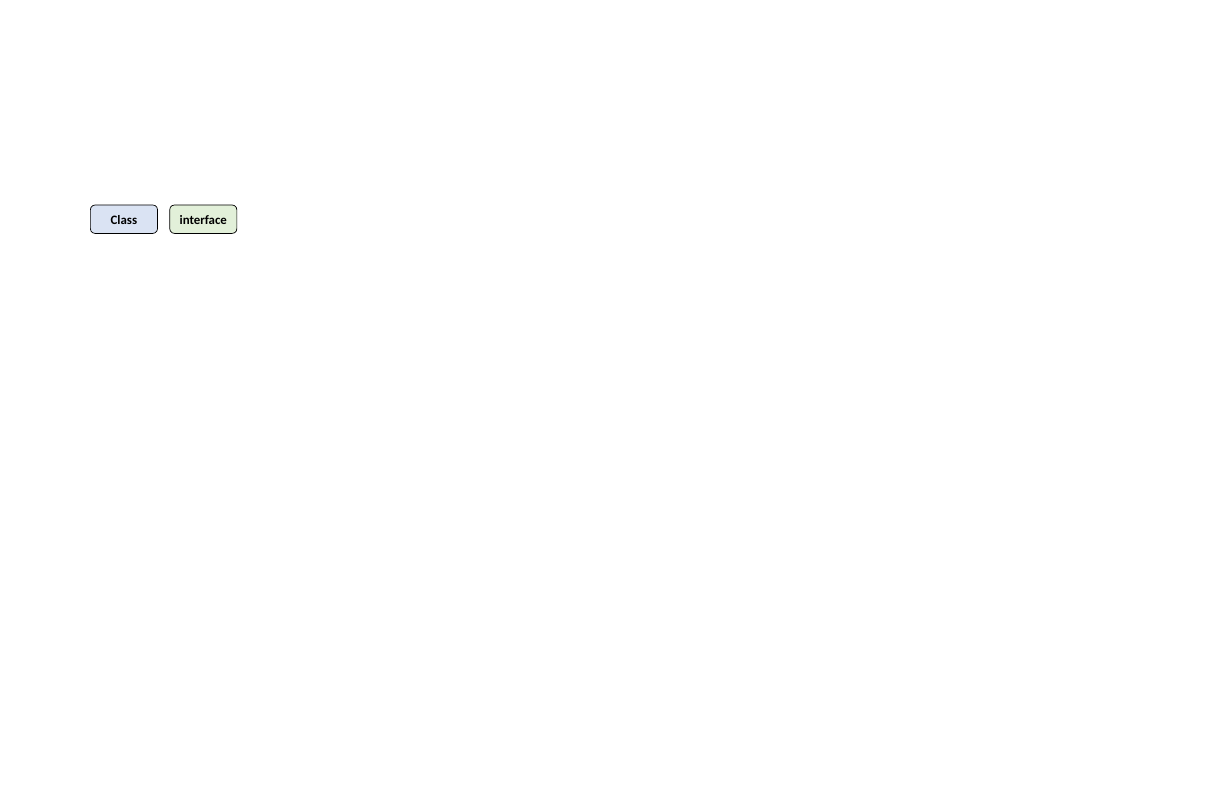
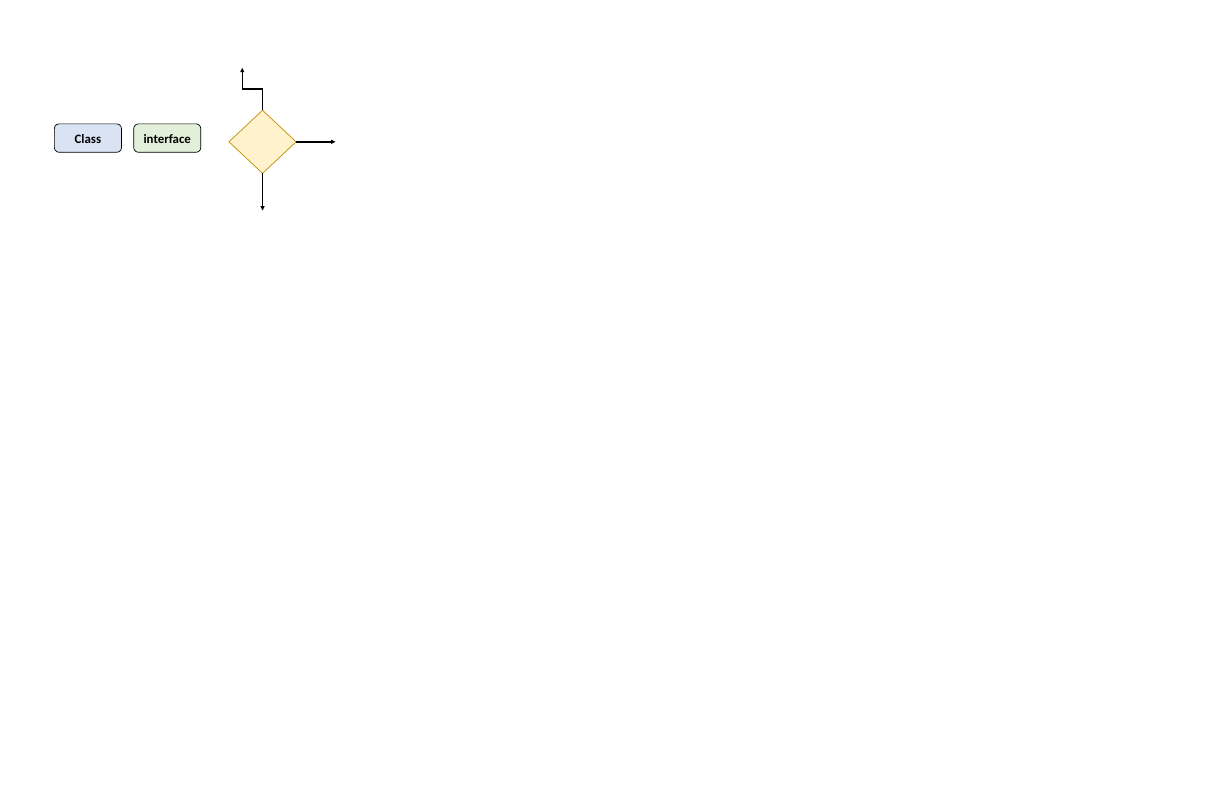
Before and after one commit to huiseung/Programming_Note, a slide deck: slide 1 of BackendKnowledge/image/BackendKnowledgeImage.pptx. Drawn at 1232x811 pixels with LibreOffice and Linux fonts; fonts in the diff are those of the drawing. Boxes give left, top, right and bottom in pixels: in the first picture for what was removed or moved away, otherwise in the second. Text is boxed around its words. In the diff, an @@ line names an element or a change of style, - is before the commit and + after.

```diff
--- a/BackendKnowledge/image/BackendKnowledgeImage.pptx
+++ b/BackendKnowledge/image/BackendKnowledgeImage.pptx
@@ elbow arrow added from (263, 110) to (242, 68), #000000 2 pt @@
@@ diamond added at (229, 110, 296, 173), fill #FFF2CC, outline #BF9000 1 pt @@
@@ rounded rectangle "Class": place and size @@
-rounded rectangle "Class" at (90, 205, 158, 233)
+rounded rectangle "Class" at (55, 124, 122, 152)
@@ rounded rectangle "interface": place and size @@
-rounded rectangle "interface" at (170, 205, 237, 233)
+rounded rectangle "interface" at (134, 124, 201, 152)
@@ arrow added from (296, 142) to (336, 142), #000000 2 pt @@
@@ arrow added from (263, 173) to (263, 210), #000000 2 pt @@
```
Also in this commit, not shown: 2 slides added, 1 other file.
